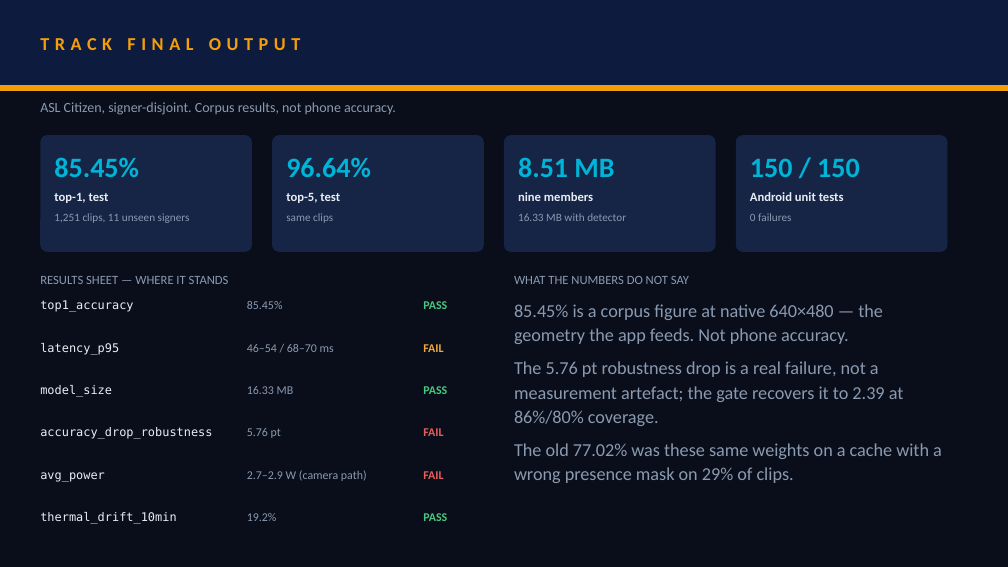
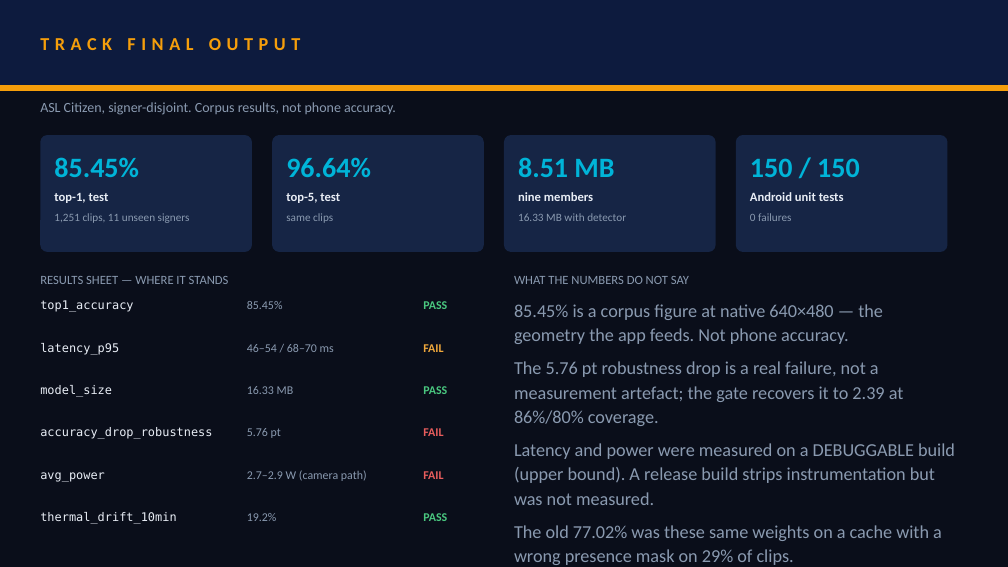
Before and after one commit to dev25bansal-ops/EchoGesture, a slide deck: slide 5 of submission/FINAL_DELIVERY/CollegeName_TeamName.pptx. Drawn at 1008x567 pixels with LibreOffice and Linux fonts; fonts in the diff are those of the drawing. Boxes give left, top, right and bottom in pixels: in the first picture for what was removed or moved away, otherwise in the second. Text is boxed around its words. In the diff, an @@ line names an element or a change of style, - is before the commit and + after.

```diff
--- a/submission/FINAL_DELIVERY/CollegeName_TeamName.pptx
+++ b/submission/FINAL_DELIVERY/CollegeName_TeamName.pptx
@@ text at <box>514,443,955,505</box>: paragraph added @@
+Latency and power were measured on a DEBUGGABLE build (upper bound). A release build strips instrumentation but was not measured.
```
Also in this commit, not shown: 8 other files.
